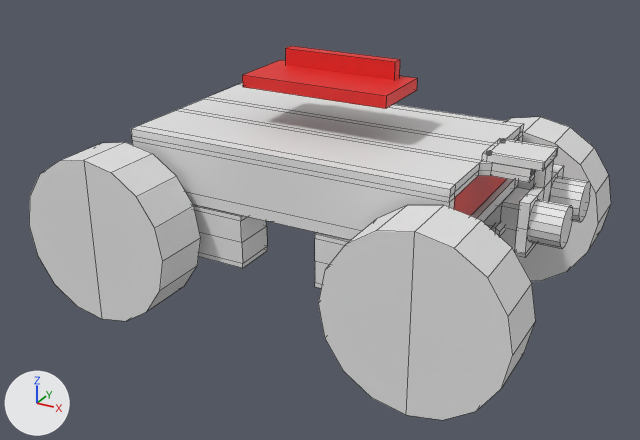
Before and after pictures for a commit that changed the Blender file ruminative-panda-prints/Overview.blend.
Rendered twice from a 50 mm camera at (0.168, -0.314, 0.116) aimed at (0.001, -0.01, -0.036). The lights are fixed; the arrows at lower left show +X, +Y and +Z. Mesh edges are drawn as thin lines.

The first picture shows 'Base', 'Battery reference', 'Raspberry reference', 'Sonar', 'Wheel reference', 'Wheel reference.001', 'Wheel reference.002'.
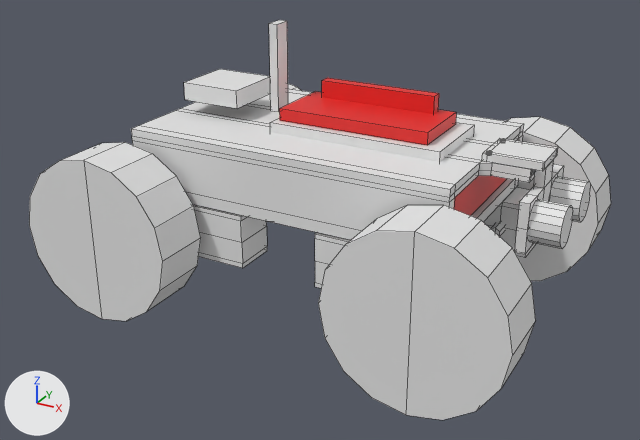
Commit message: update prints

The edits, one by one:
Mesh me_cube_015 is new.
It is a box spanning x -0.0135..0.0135, y -0.0135..0.0135, z -0.0039..0.0039.
Mesh me_cube_014 is new.
It consists of a box spanning x -0.0371..0.0371, y -0.0185..0.0185, z -0.0025..0.0025; a box spanning x -0.0458..-0.0418, y -0.004..0.004, z 0.0025..0.0394.
Object 'Raspberry reference' (ob_raspberry_reference) moves from (0.0, 0.0, 0.0211) to (0.0176, 0.0, 0.0093).
Object 'Cube' (ob_cube) is new; it shows me_cube_015.
Its location is (-0.0503, 0.0, 0.0123).
Object 'Control + camera tower' (ob_control___camera_tower) is new; it shows me_cube_014.
Its location is (0.0197, 0.0, 0.0041).

What differs and where, as boxes [x1, y1, x2, y2] in the pictures (640 x 440 px):
'Raspberry reference', moved: before [242, 46, 417, 109]; after [279, 78, 456, 145]
'Control + camera tower', added: after [269, 20, 475, 162]
'Cube', added: after [184, 69, 270, 108]
